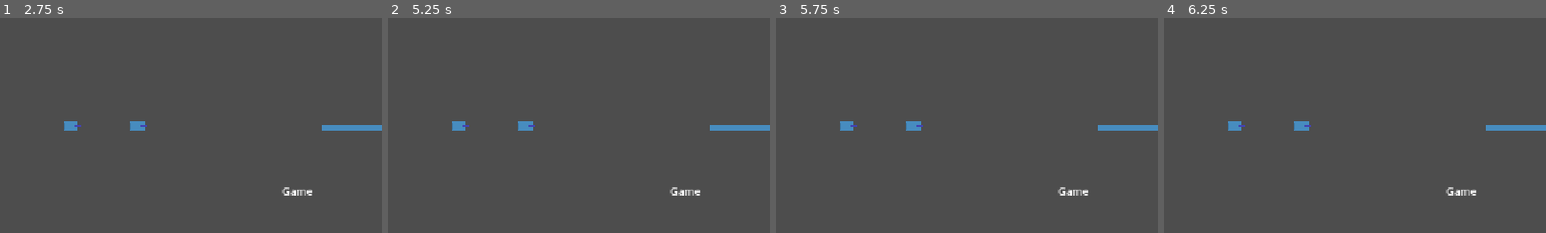
Above: before the commit, frames 1-4 (left to right).
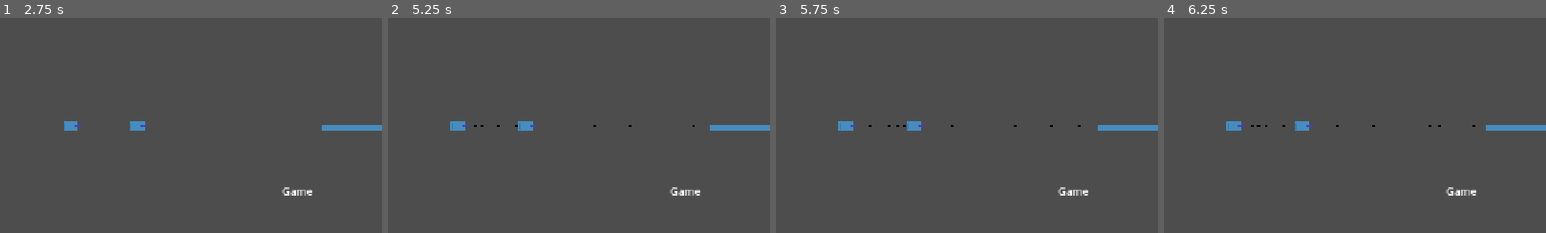
Above: after the commit, the same moments.

Repository: JoeyGiordano/TankTrouble2
Game: Godot game, scene res://game_container/game_container.tscn
The game is run twice, just before and just after one commit, with the same random seed, the same clock (stepped at 60 frames per second) and the same inputs. The engine's default icon, where the game draws it, is replaced by a stand-in: a white triangle on a blue panel in a dark square.
Inputs:
- Up to frame 1 (2.75 s): click "[CutSceneOver]" at 0.5 s; click "Play" at 1.25 s; tap Q (player1_shoot, bound only before the commit) at 2 s; hold Q (player1_shoot, bound only before the commit) from 2.03 s (still down); tap M (player2_shoot, bound only before the commit) at 2.3 s
- Up to frame 2 (5.25 s): tap Space at 2.75, 4.25 s; release Q (player1_shoot, bound only before the commit) at 2.78 s; tap M (player2_shoot, bound only before the commit) at 2.85, 3.8, 4.35 s; tap Q (player1_shoot, bound only before the commit) at 3.05, 4.55 s; tap Enter at 3.5, 5 s; hold Q (player1_shoot, bound only before the commit) 3.53-4.28 s; hold Q (player1_shoot, bound only before the commit) from 5.03 s (still down)
- Up to frame 3 (5.75 s): keep holding Q (player1_shoot, bound only before the commit); tap M (player2_shoot, bound only before the commit) at 5.3 s
- Up to frame 4 (6.25 s): tap Space at 5.75 s; release Q (player1_shoot, bound only before the commit) at 5.78 s; tap M (player2_shoot, bound only before the commit) at 5.85 s; tap Q (player1_shoot, bound only before the commit) at 6.05 s
The pictures show only the part of the screen within x 13-63%, y 12-62%; the shares and areas given below are measured in that part.

Frame 1 is identical in both runs. In frame 2, 0.1% of the frame differs, in the area x 16-81%, y 48-53%; in frame 3, 0.1%; in frame 4, 0.1%, in the area x 16-82%, y 48-53%.
Error before the commit: Parse Error: Identifier "control" not declared in the current scope. (res://game/tank/gun/guns/default_gun.gd:8)

Commit message:
Input and Gun
Some restructuring. New form a little better.

Diff:
--- a/game/bullet/bullet.gd
+++ b/game/bullet/bullet.gd
@@ -11,7 +11,6 @@
 	linear_velocity = speed * dir.normalized()
 
 func on_body_entered(body : Node) : #contact_monitor must be set to true and max_contacts_reported must be >0
-	print(body.name)
 	if body is Tank :
 		on_hit_tank(body)
 
@@ -29,5 +28,5 @@
 	b.dir = dir
 
 	#add the new tank to the scene tree
-m	parent.add_child(b)
+	parent.add_child(b)
 	return b
--- a/game/game_manager.gd
+++ b/game/game_manager.gd
@@ -28,9 +28,9 @@
 	GameContainer.GC.destroy_all_players()
 	GameContainer.GC.switch_to_scene("victory")
 
-func player(player_id : int) -> Tank :
-	#gets player with given player_id
+func player(tank_id : int) -> Tank :
+	#gets player with given tank_id, tank_ids lower than 1 are not players
 	for i in GameContainer.GC.Players.get_child_count() :
-		if GameContainer.GC.Players.get_child(i).player_id == player_id :
+		if GameContainer.GC.Players.get_child(i).tank_id == tank_id :
 			return GameContainer.GC.Players.get_child(i)
 	return null
--- /dev/null
+++ b/game/tank/ai_control/laikaAIv1.gd
@@ -0,0 +1,9 @@
+extends Node2D
+class_name LaikaAIv1
+
+@onready var tank : Tank = get_parent()
+
+#right now he just goes in circles
+
+func _process(delta):
+	Input.action_press(tank.get_input_tag("_left"))
--- a/game/tank/control/laikaAIv1.gd
+++ /dev/null
@@ -1,6 +0,0 @@
-extends TankControlScheme
-class_name LaikaAIv1
-
-func calculate_inputs() :
-	move = Vector2(0.7,0.5)
-	shoot = false
--- a/game/tank/control/player_controls.gd
+++ /dev/null
@@ -1,7 +0,0 @@
-extends TankControlScheme
-class_name PlayerControl
-
-func calculate_inputs() :
-	move.x = Input.get_axis("player" + str(tank.player_id) + "_left", "player" + str(tank.player_id) + "_right")
-	move.y = Input.get_axis("player" + str(tank.player_id) + "_down", "player" + str(tank.player_id) + "_up")
-	shoot = Input.is_action_just_pressed("player" + str(tank.player_id) + "_shoot")
--- a/game/tank/control/tank_control_scheme.gd
+++ /dev/null
@@ -1,20 +0,0 @@
-class_name TankControlScheme
-
-var tank : Tank
-var move : Vector2
-var shoot : bool
-
-signal shot
-
-func update_inputs() :
-	#calculates current input values and updates them in tank_rigidbody
-	#only to be called by Tank during process
-	calculate_inputs()
-	tank.tank_rigidbody.set_move_input(move)
-	tank.tank_rigidbody.set_shoot_input(shoot)
-
-func calculate_inputs() :
-	#this method is to be overriden by children of this class
-	#for example, player_controls calculates the inputs based on key input
-	#the possibility of easily adding other input schemes is for if we want to do some NPC tanks
-	pass
--- /dev/null
+++ b/game/tank/gun/gun.gd
@@ -0,0 +1,20 @@
+extends Node2D
+class_name Gun
+
+@onready var tank : Tank = get_parent().get_parent().get_parent()
+
+func shoot() :
+	#should be overrode
+	print("shot fired")
+
+func tank_forward() -> Vector2 :
+	return tank.tank_rigidbody.transform.x
+
+func tank_left() -> Vector2 :
+	return tank.tank_rigidbody.transform.y
+
+func tank_right() -> Vector2 :
+	return -tank.tank_rigidbody.transform.y
+
+func tank_backward() -> Vector2 :
+	return -tank.tank_rigidbody.transform.x
--- a/game/tank/gun/guns/default_gun.gd
+++ b/game/tank/gun/guns/default_gun.gd
@@ -1,9 +1,13 @@
-extends Node2D
+extends Gun
 class_name DefaultGun
 
-func _ready():
-	pass
+@onready var guntip : Node2D = $Guntip
 
-func _process(delta):
-	if control.shoot :
-		Bullet.instantiate_bullet(guntip, 100, tank_rigidbody.transform.x)
+var max_bullets : int = 5
+var bullets_shot : int = 0
+
+func shoot() :
+	if bullets_shot == max_bullets : return
+
+	Bullet.instantiate_bullet(guntip, 100, tank_forward())
+	bullets_shot += 1
--- /dev/null
+++ b/game/tank/gun_holder.gd
@@ -0,0 +1,5 @@
+extends Node2D
+class_name GunHolder
+
+func get_current_gun() -> Gun :
+	return get_child(0)
--- a/game/tank/rigidbody/tank_rigidbody.gd
+++ b/game/tank/rigidbody/tank_rigidbody.gd
@@ -5,17 +5,13 @@
 @export var backward_speed = 100.0
 @export var rotation_speed = 4.0
 
-var move_input : Vector2 = Vector2.ZERO
-var shoot_input : bool = false
-
-func _physics_process(delta):
-	move_and_rotate()
+@onready var tank : Tank = get_parent()
 
 func move_and_rotate() :
 	#should only be called in _physics_process()
 	#moves the tank forward or backwards based on y input, rotates the tank based on x input
 	#does not use forces, just sets the linear_velocity and angular_velocity
-
+	var move_input = tank.move_input
 	#forwards-backwards movement
 	if move_input.y > 0:
 		linear_velocity = move_input.y * forward_speed * transform.x
@@ -29,9 +25,3 @@
 		angular_velocity = move_input.x * rotation_speed
 	else :
 		angular_velocity = 0
-
-func set_move_input(new_input : Vector2) :
-	move_input = new_input
-
-func set_shoot_input(new_input : bool) :
-	shoot_input = new_input
--- a/game/tank/tank.gd
+++ b/game/tank/tank.gd
@@ -1,53 +1,71 @@
 extends Node
 class_name Tank
 
-var is_player = true #in case of NPC tanks
-var player_id = 0 #0 for non player, 1,2,3,etc for player
+@export var tank_id = 0 # 1,2,3,etc for player; -1,-2,-3,etc for non-player
 
 var stats #TODO
-var control : TankControlScheme
 @onready var tank_rigidbody : TankRigidbody = $TankRigidbody
+@onready var gun_holder : GunHolder = $TankRigidbody/GunHolder
 static var tank_scene : PackedScene = preload("res://game/tank/tank.tscn")
 
-#state
-var controls_enabled : bool = true
+var move_input : Vector2 = Vector2.ZERO
+
+var input_locked = false #allows/disallows player/npc script from controlling tank, should be used for scene transitions etc
+
 
 func _ready() :
-	if !control : control = PlayerControl.new() #for tanks that are made in the editor
-
-	control.tank = self
+	ensure_input_map()
 
 func _process(delta):
+	get_movement_input()
 
-	if controls_enabled :
-		control.update_inputs()
+func _physics_process(delta):
+	if !input_locked :
+		tank_rigidbody.move_and_rotate()
+		if Input.is_action_just_pressed(get_input_tag("_shoot")) :
+			gun_holder.get_current_gun().shoot()
 
+#INPUT
 
-	#if control.shoot :
-		#Bullet.instantiate_bullet(guntip, 100, tank_rigidbody.transform.x)
+func get_movement_input() :
+	move_input.x = Input.get_axis(get_input_tag("_left"), get_input_tag("_right"))
+	move_input.y = Input.get_axis(get_input_tag("_down"), get_input_tag("_up"))
 
-func die() :
-	tank_rigidbody.hide()
-	disable_controls()
+func ensure_input_map() :
+	#checks to see if there are already input actions in the input map for this tank
+	#if there are none, creates them
+	if InputMap.has_action(get_input_tag()+"_left") : return #if it already has one, assume it has all of them
+	#create input map actions. these can be triggered in code by an npc tank
+	InputMap.add_action(get_input_tag("_left"))
+	InputMap.add_action(get_input_tag("_right"))
+	InputMap.add_action(get_input_tag("_down"))
+	InputMap.add_action(get_input_tag("_up"))
+	InputMap.add_action(get_input_tag("_shoot"))
 
-#RESOURCE
-func disable_controls() :
-	controls_enabled = false
+func get_input_tag(action : String = "") -> String :
+	return "tank" + str(tank_id) + action
 
-func enable_controls() :
-	controls_enabled = true
+#MISC RESOURCE
+func lock() :
+	#disallows player/npc script from controlling tank, should be used for scene transitions etc
+	input_locked = true
+
+func unlock() :
+	#allows player/npc script from controlling tank, should be used for scene transitions etc
+	input_locked = true
+
+func is_player() -> bool :
+	return tank_id > 0
+
+func is_npc() -> bool :
+	return tank_id < 0
 
 static func instantiate_tank(parent : Node , is_player_ : bool , player_id_ : int) -> Tank :
 	#create a new tank and return it
 	#instantiate a tank from the .tscn #GameContainer.GC.
 	var t : Tank = tank_scene.instantiate() #have to call to game container here bc this method is static
 	#set the variables
-	t.is_player = is_player_
-	t.player_id = player_id_
-	#give it a control scheme
-	if is_player_ :
-		t.control = PlayerControl.new()
-
+	t.tank_id = player_id_
 	#add the new tank to the scene tree
 	parent.add_child(t)
 	return t
--- a/game/tank/tank.tscn
+++ b/game/tank/tank.tscn
@@ -1,9 +1,10 @@
-[gd_scene load_steps=7 format=3 uid="uid://ddq1u3wwk2bwj"]
+[gd_scene load_steps=8 format=3 uid="uid://ddq1u3wwk2bwj"]
 
 [ext_resource type="Script" uid="uid://b2q2mhktsf8jw" path="res://game/tank/tank.gd" id="1_77ink"]
 [ext_resource type="Texture2D" uid="uid://dxe5rsvu84bgc" path="res://icon.svg" id="2_1ealj"]
 [ext_resource type="Script" uid="uid://bxduchl0yk352" path="res://game/tank/rigidbody/tank_rigidbody.gd" id="2_2mifv"]
 [ext_resource type="Script" uid="uid://cgubog5r5kaxx" path="res://game/tank/gun/guns/default_gun.gd" id="3_ilbjp"]
+[ext_resource type="Script" uid="uid://bpfhkfvwrtgli" path="res://game/tank/gun_holder.gd" id="4_tldmv"]
 
 [sub_resource type="PhysicsMaterial" id="PhysicsMaterial_p4mbc"]
 friction = 0.5
@@ -40,11 +41,12 @@
 region_rect = Rect2(63, 68, 1, 1)
 
 [node name="GunHolder" type="Node2D" parent="TankRigidbody"]
+script = ExtResource("4_tldmv")
 
 [node name="DefaultGun" type="Node2D" parent="TankRigidbody/GunHolder"]
 script = ExtResource("3_ilbjp")
 
-[node name="Barrel" type="Sprite2D" parent="TankRigidbody/GunHolder/DefaultGun"]
+[node name="BarrelSprite" type="Sprite2D" parent="TankRigidbody/GunHolder/DefaultGun"]
 modulate = Color(0.942703, 0.481239, 0.933172, 1)
 position = Vector2(11, 0)
 scale = Vector2(10.5, 3)
@@ -53,3 +55,4 @@
 region_rect = Rect2(63, 68, 1, 1)
 
 [node name="Guntip" type="Node2D" parent="TankRigidbody/GunHolder/DefaultGun"]
+position = Vector2(17, 0)
--- a/project.godot
+++ b/project.godot
@@ -22,42 +22,42 @@
 
 [input]
 
-player1_left={
+tank1_left={
 "deadzone": 0.2,
 "events": [Object(InputEventKey,"resource_local_to_scene":false,"resource_name":"","device":-1,"window_id":0,"alt_press …(191 unchanged characters)…
 ]
 }
-player1_right={
+tank1_right={
 "deadzone": 0.2,
 "events": [Object(InputEventKey,"resource_local_to_scene":false,"resource_name":"","device":-1,"window_id":0,"alt_press …(192 unchanged characters)…
 ]
 }
-player1_up={
+tank1_up={
 "deadzone": 0.2,
 "events": [Object(InputEventKey,"resource_local_to_scene":false,"resource_name":"","device":-1,"window_id":0,"alt_press …(192 unchanged characters)…
 ]
 }
-player1_down={
+tank1_down={
 "deadzone": 0.2,
 "events": [Object(InputEventKey,"resource_local_to_scene":false,"resource_name":"","device":-1,"window_id":0,"alt_press …(192 unchanged characters)…
 ]
 }
-player2_left={
+tank2_left={
 "deadzone": 0.2,
 "events": [Object(InputEventKey,"resource_local_to_scene":false,"resource_name":"","device":-1,"window_id":0,"alt_press …(195 unchanged characters)…
 ]
 }
-player2_right={
+tank2_right={
 "deadzone": 0.2,
 "events": [Object(InputEventKey,"resource_local_to_scene":false,"resource_name":"","device":-1,"window_id":0,"alt_press …(195 unchanged characters)…
 ]
 }
-player2_up={
+tank2_up={
 "deadzone": 0.2,
 "events": [Object(InputEventKey,"resource_local_to_scene":false,"resource_name":"","device":-1,"window_id":0,"alt_press …(195 unchanged characters)…
 ]
 }
-player2_down={
+tank2_down={
 "deadzone": 0.2,
 "events": [Object(InputEventKey,"resource_local_to_scene":false,"resource_name":"","device":-1,"window_id":0,"alt_press …(195 unchanged characters)…
 ]
@@ -72,12 +72,12 @@
 "events": [Object(InputEventKey,"resource_local_to_scene":false,"resource_name":"","device":-1,"window_id":0,"alt_press …(195 unchanged characters)…
 ]
 }
-player1_shoot={
+tank1_shoot={
 "deadzone": 0.2,
 "events": [Object(InputEventKey,"resource_local_to_scene":false,"resource_name":"","device":-1,"window_id":0,"alt_press …(192 unchanged characters)…
 ]
 }
-player2_shoot={
+tank2_shoot={
 "deadzone": 0.2,
 "events": [Object(InputEventKey,"resource_local_to_scene":false,"resource_name":"","device":-1,"window_id":0,"alt_press …(192 unchanged characters)…
 ]
--- a/scenes/ready_up/ready_up.gd
+++ b/scenes/ready_up/ready_up.gd
@@ -5,11 +5,11 @@
 var most_recent_press : int = 0
 
 func _process(delta):
-	if Input.is_action_pressed("player1_shoot") :
+	if Input.is_action_pressed("tank1_shoot") :
 		if most_recent_press == 2 :
 			players_ready()
 		most_recent_press = 1
-	if Input.is_action_pressed("player2_shoot") :
+	if Input.is_action_pressed("tank2_shoot") :
 		if most_recent_press == 1 :
 			players_ready()
 		most_recent_press = 2
Renamed: game/tank/control/laikaAIv1.gd.uid -> game/tank/ai_control/laikaAIv1.gd.uid
Not shown, removed: game/tank/control/player_controls.gd.uid
Not shown, removed: game/tank/control/tank_control_scheme.gd.uid
Not shown, added: game/tank/gun/gun.gd.uid
Not shown, added: game/tank/gun_holder.gd.uid
